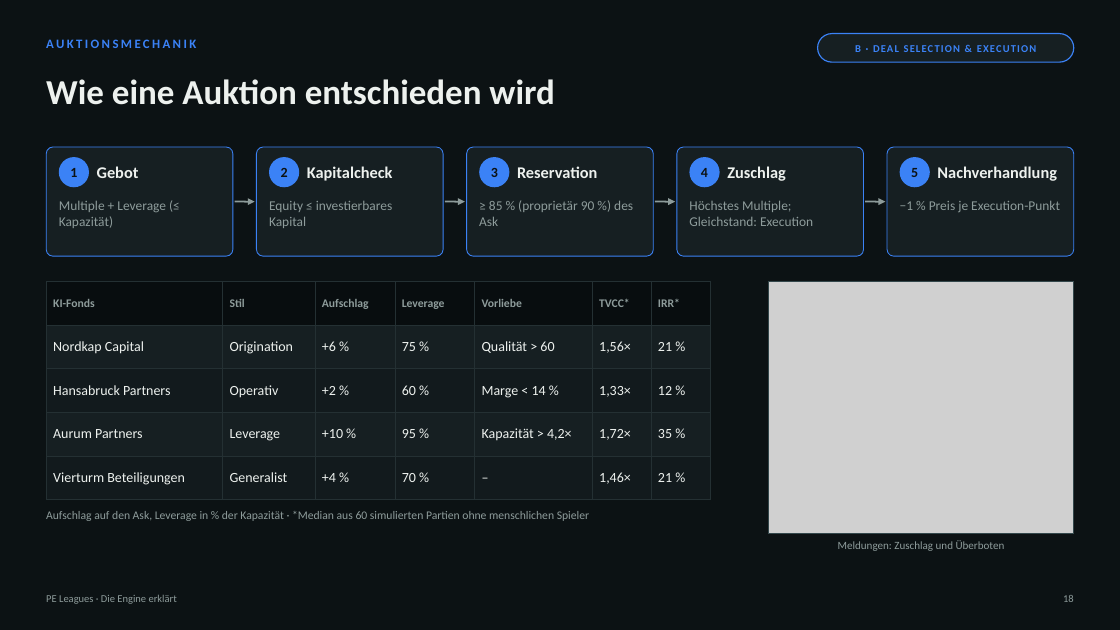
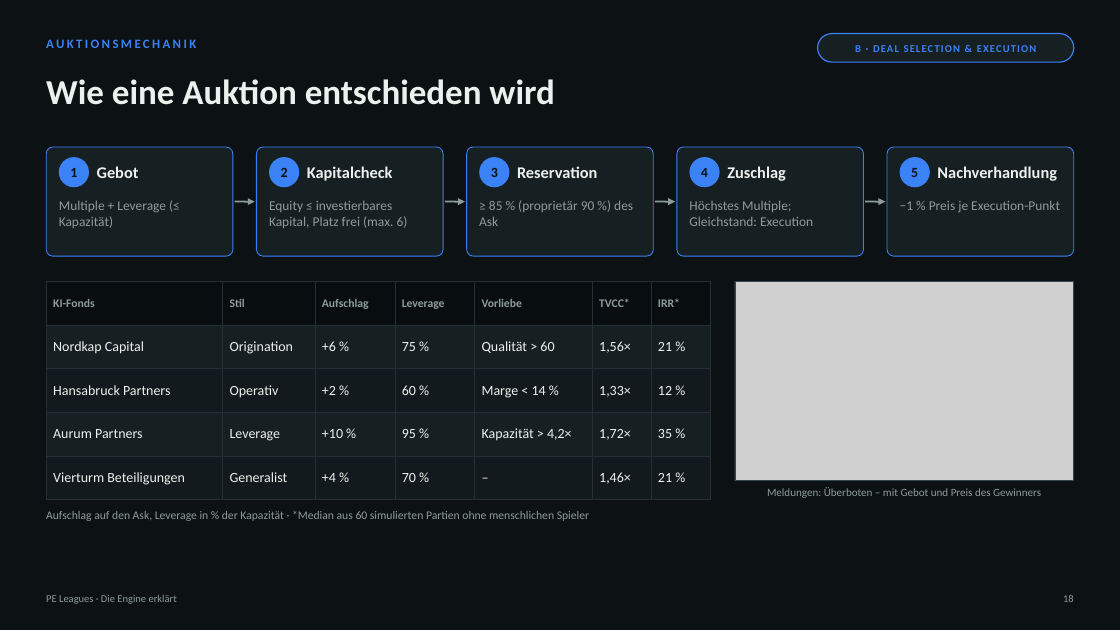
Before and after one commit to thematicum-dev/pe-leagues, a slide deck: slide 18 of docs/lehrmaterial/PE-Leagues_Engine-erklaert.pptx. Drawn at 1120x630 pixels with LibreOffice and Linux fonts; fonts in the diff are those of the drawing; grey boxes stand for pictures. Boxes give left, top, right and bottom in pixels: in the first picture for what was removed or moved away, otherwise in the second. Text is boxed around its words. In the diff, an @@ line names an element or a change of style, - is before the commit and + after.

```diff
--- a/docs/lehrmaterial/PE-Leagues_Engine-erklaert.pptx
+++ b/docs/lehrmaterial/PE-Leagues_Engine-erklaert.pptx
@@ text at bbox=[269, 201, 408, 228]: text changed @@
-Equity ≤ investierbares Kapital
+Equity ≤ investierbares Kapital, Platz frei (max. 6)
@@ rectangle: place and size @@
-rectangle at bbox=[769, 281, 1074, 534]
+rectangle at bbox=[735, 281, 1074, 481]
@@ picture: place and size @@
-picture at bbox=[769, 281, 1074, 534]
+picture at bbox=[735, 281, 1074, 481]
@@ text at bbox=[767, 487, 1041, 498]: text changed @@
-Meldungen: Zuschlag und Überboten
+Meldungen: Überboten – mit Gebot und Preis des Gewinners
```
Also in this commit, not shown: 5 other slides changed, 2 other files.
